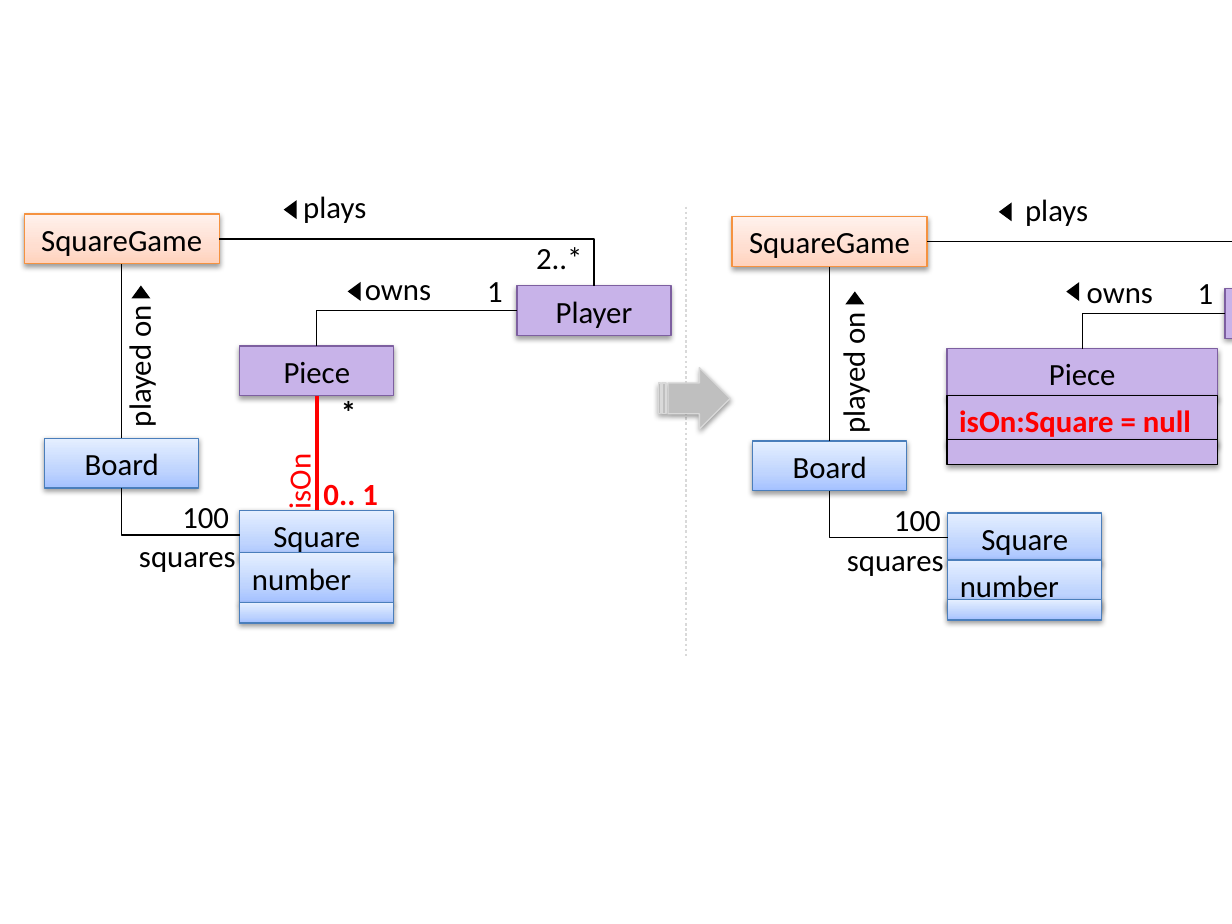
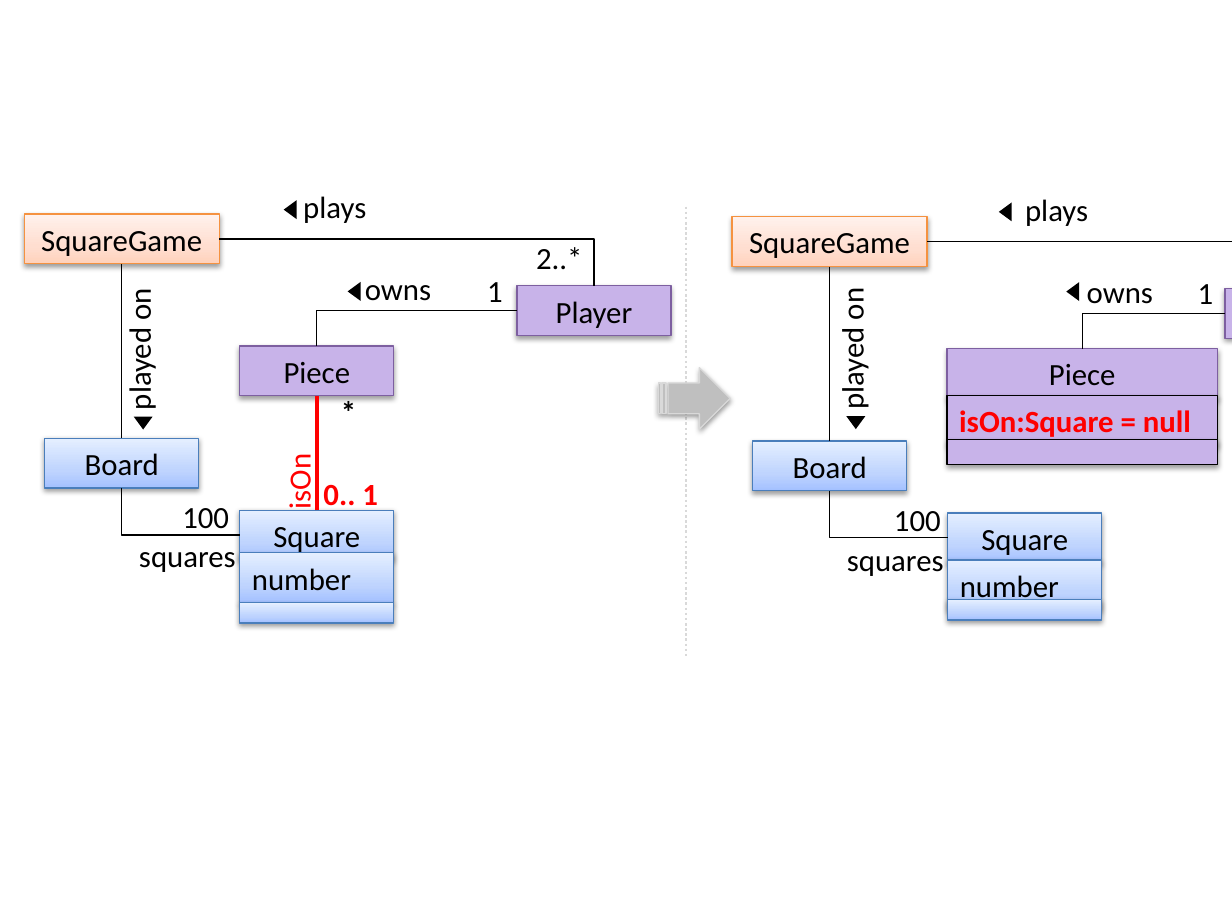
Before and after one commit to se-edu/se-book, a slide deck: slide 1 of diagrams/uml/classDiagrams/associationsAsAttributes/squareMultiplicity.pptx. Drawn at 1232x924 pixels with LibreOffice and Linux fonts; fonts in the diff are those of the drawing. Boxes give left, top, right and bottom in pixels: in the first picture for what was removed or moved away, otherwise in the second. Text is boxed around its words. In the diff, an @@ line names an element or a change of style, - is before the commit and + after.

```diff
--- a/diagrams/uml/classDiagrams/associationsAsAttributes/squareMultiplicity.pptx
+++ b/diagrams/uml/classDiagrams/associationsAsAttributes/squareMultiplicity.pptx
@@ text "played on": place and size @@
-text "played on" at bbox=[122, 308, 160, 425]
+text "played on" at bbox=[122, 291, 160, 408]
@@ text "played on": place and size @@
-text "played on" at bbox=[835, 315, 873, 431]
+text "played on" at bbox=[834, 291, 872, 407]
@@ triangle: place and size @@
-triangle at bbox=[132, 286, 150, 298]
+triangle at bbox=[134, 416, 153, 429]
@@ triangle at bbox=[134, 416, 153, 429]: mirrored @@
@@ triangle at bbox=[846, 416, 865, 429]: mirrored @@
@@ triangle: place and size @@
-triangle at bbox=[845, 292, 864, 304]
+triangle at bbox=[846, 416, 865, 429]
```
Also in this commit, not shown: 1 other file.
